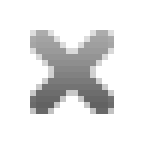
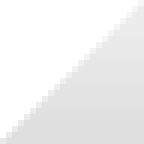
Layers edited between the first and the second 144×144 image:
showed "btn_settings", opacity 100% → 20%, painted on it over (0, 0, 144, 144)
hid "btn_reset" over (30, 30, 114, 114)
